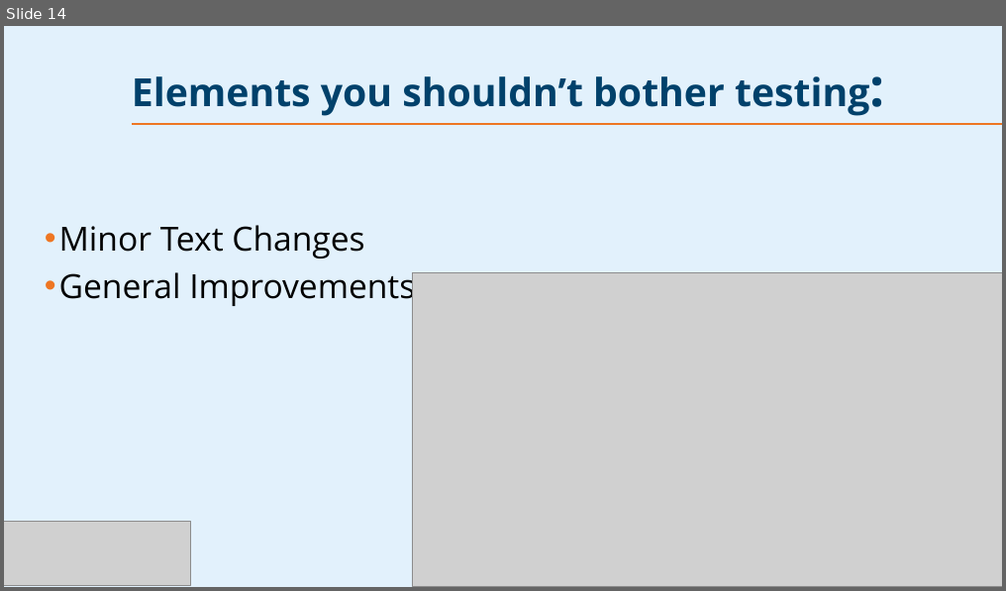
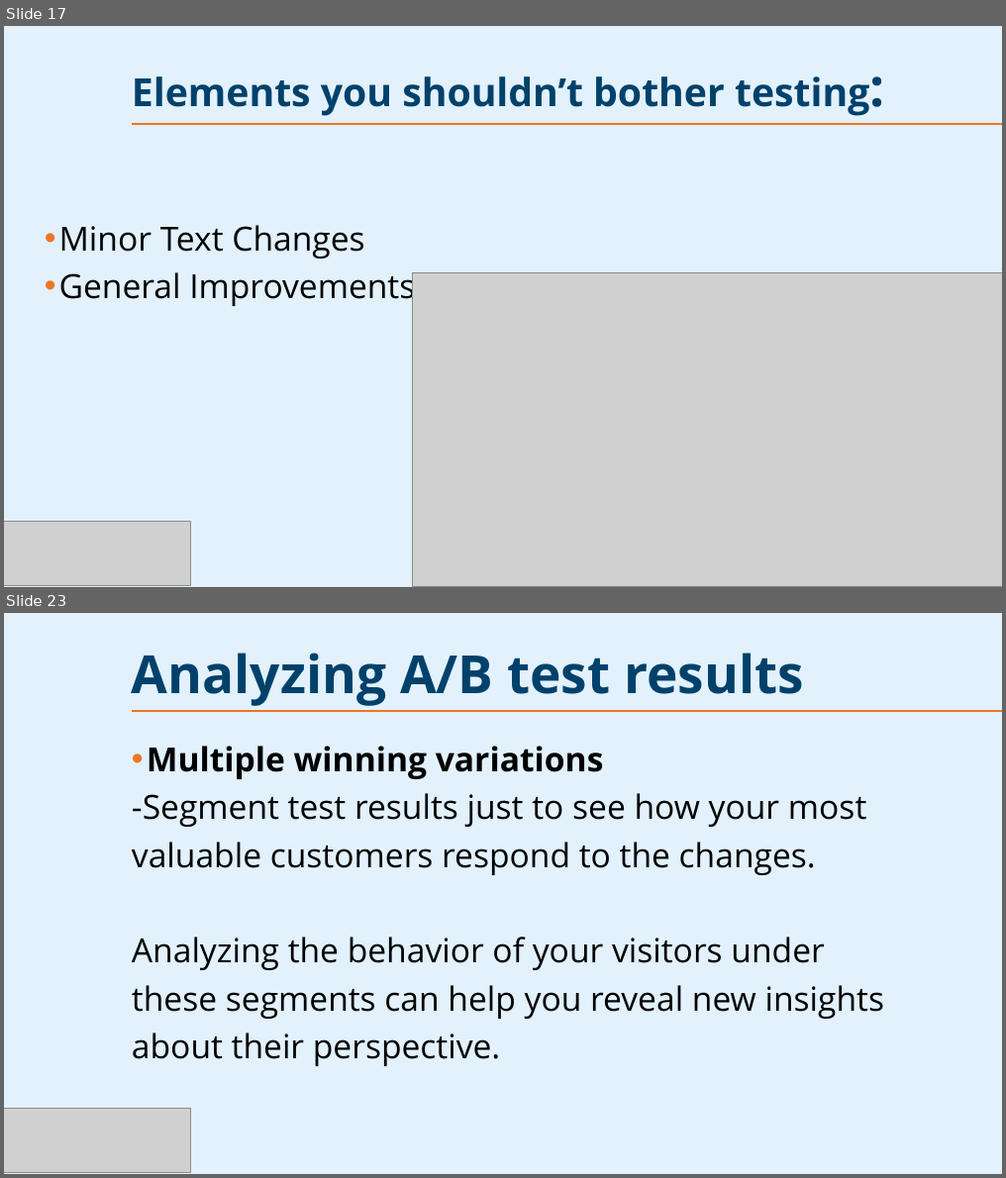
Before and after one commit to PsDragon/ADSAI_FOR_SECOND_YEARS, a slide deck: docs/Study Content/Human-Centered Artificial Intelligence/Assets/AB-Testing.pptx. Shown one above the other, each under a label of ours: slide 14 before the commit, slides 17 and 23 after it; the slides between them are not shown. The pictures are 1006x591 and 1006x1178 pixels, drawn with LibreOffice and Linux fonts; fonts in the diff are those of the drawing; grey boxes stand for pictures; background and template pictures are left out. Boxes give left, top, right and bottom in pixels: in the first picture for what was removed or moved away, otherwise in the second. Text is boxed around its words. In the diff, an @@ line names an element or a change of style, - is before the commit and + after.

```diff
--- a/docs/Study Content/Human-Centered Artificial Intelligence/Assets/AB-Testing.pptx
+++ b/docs/Study Content/Human-Centered Artificial Intelligence/Assets/AB-Testing.pptx
@@ slide 23 added at box(4, 613, 1002, 1174), background picture (left out); not listed: 1 template element that a slide beside it also shows @@
@@ title added at box(132, 653, 804, 706), 38 pt, text #00416B, bold @@
+Analyzing A/B test results
@@ text added at box(132, 746, 885, 1066), 24 pt, text #000000 @@
+• Multiple winning variations
+-Segment test results just to see how your most valuable customers respond to the changes.
+Analyzing the behavior of your visitors under these segments can help you reveal new insights about their perspective.
@@ picture added at box(4, 1108, 190, 1172) @@
@@ page number added at box(123, 1127, 238, 1157), 18 pt, text #FFFFFF, bold @@
+23
@@ what was slide 14 is now slide 17 @@
```
Also in this commit, not shown: 3 slides changed, 10 other slides added.
